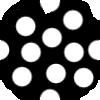
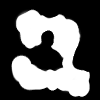
Layered file, before and after one edit (w=100, h=100). Changes by layer:
showed group "0" (5 layers) over (0, 0, 100, 100)
added layer "e0" in group "0" over (0, 0, 100, 100)
hid group "5" (9 layers) over (0, 0, 100, 100)
hid "a5", painted on it over (0, 0, 100, 100)
